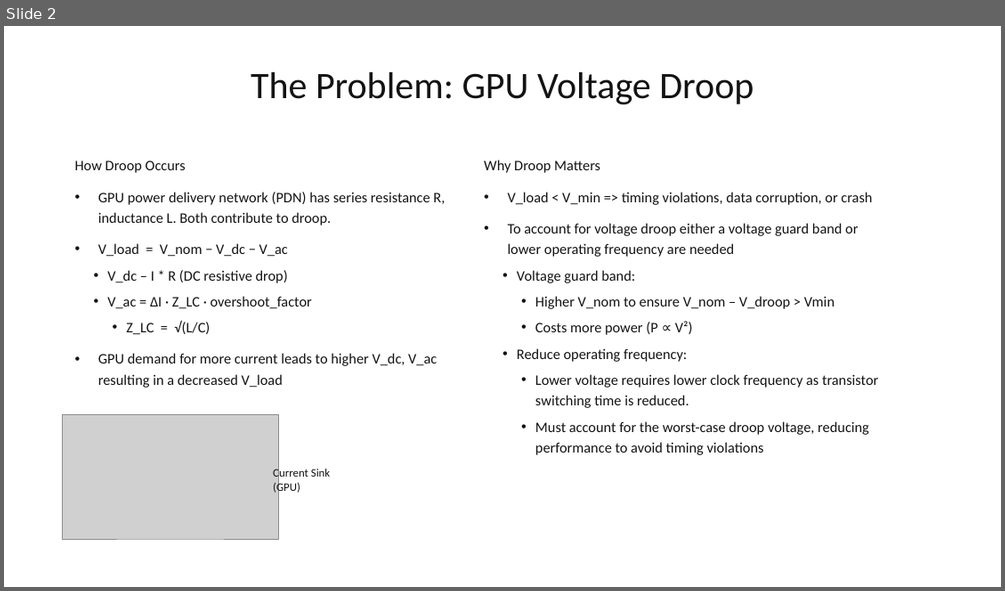
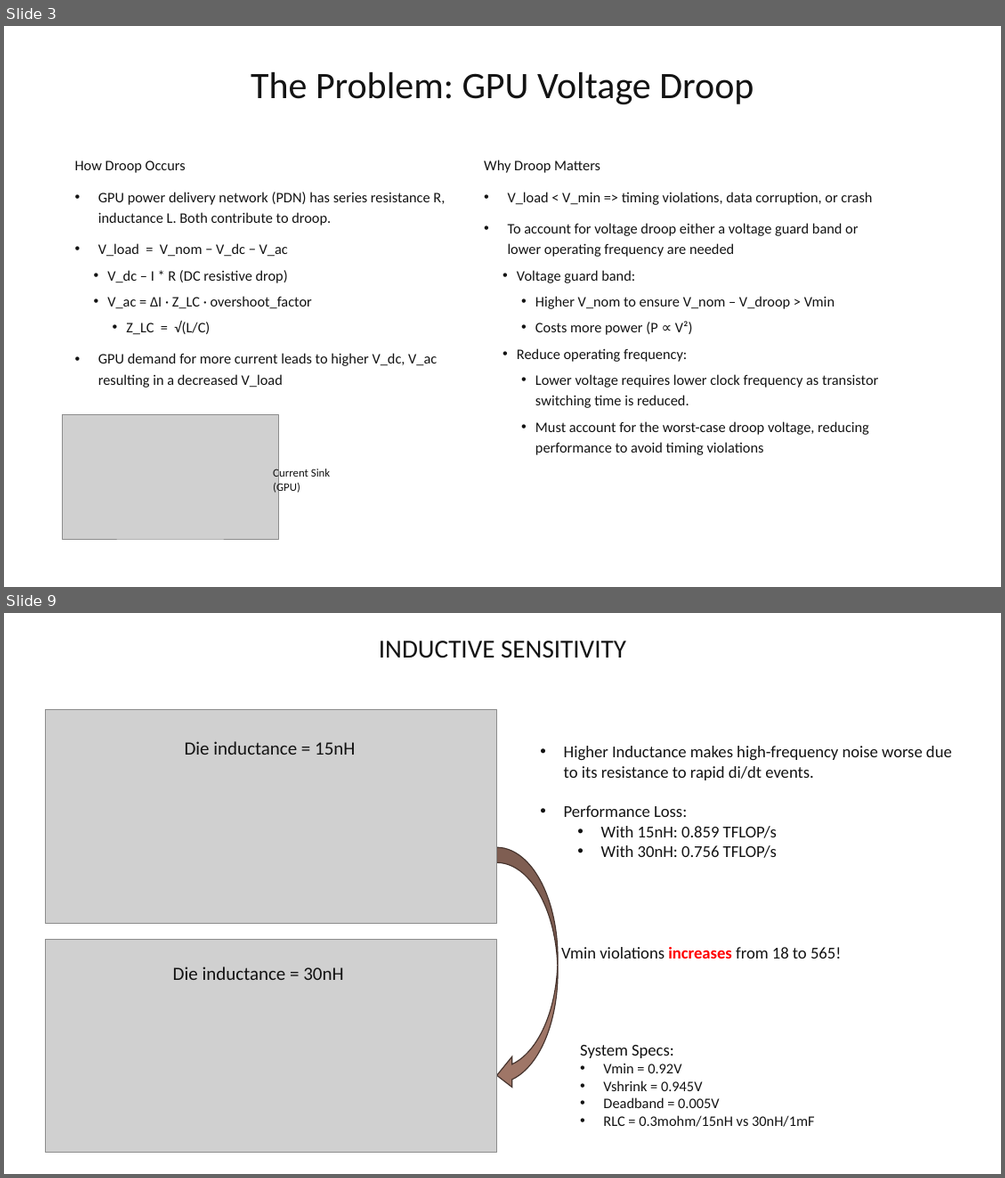
Before and after one commit to Jakub-Mroczek/SlewGuard, a slide deck: SlewGuard.pptx. Shown one above the other, each under a label of ours: slide 2 before the commit, slides 3 and 9 after it; the slides between them are not shown. The pictures are 1005x591 and 1005x1178 pixels, drawn with LibreOffice and Linux fonts; fonts in the diff are those of the drawing; grey boxes stand for pictures. Boxes give left, top, right and bottom in pixels: in the first picture for what was removed or moved away, otherwise in the second. Text is boxed around its words. In the diff, an @@ line names an element or a change of style, - is before the commit and + after.

```diff
--- a/SlewGuard.pptx
+++ b/SlewGuard.pptx
@@ slide 9 added at box(4, 613, 1001, 1174), background #FFFFFF @@
@@ title added at box(379, 641, 626, 658), 25 pt, text #131313 @@
+INDUCTIVE SENSITIVITY
@@ text added at box(564, 746, 952, 858), 16 pt, text #131313 @@
+• Higher Inductance makes high-frequency noise worse due to its resistance to rapid di/dt events.
+• Performance Loss:
+  • With 15nH: 0.859 TFLOP/s
+  • With 30nH: 0.756 TFLOP/s
@@ curved left arrow added at box(497, 847, 558, 1090), fill #9F7667, outline #46342D 1 pt @@
@@ text added at box(561, 947, 841, 958), 16 pt, text #131313 @@
+Vmin violations increases from 18 to 565!
@@ group added at box(46, 709, 497, 1152): 2 pictures, 2 texts @@
+Die inductance = 15nH
+Die inductance = 30nH
@@ text added at box(580, 1045, 815, 1127), 14 pt, text #131313 @@
+System Specs:
+• Vmin = 0.92V
+• Vshrink = 0.945V
+• Deadband = 0.005V
+• RLC = 0.3mohm/15nH vs 30nH/1mF
@@ what was slide 2 is now slide 3 @@
```
Also in this commit, not shown: 1 slide changed, 6 other slides added, 1 other file.
